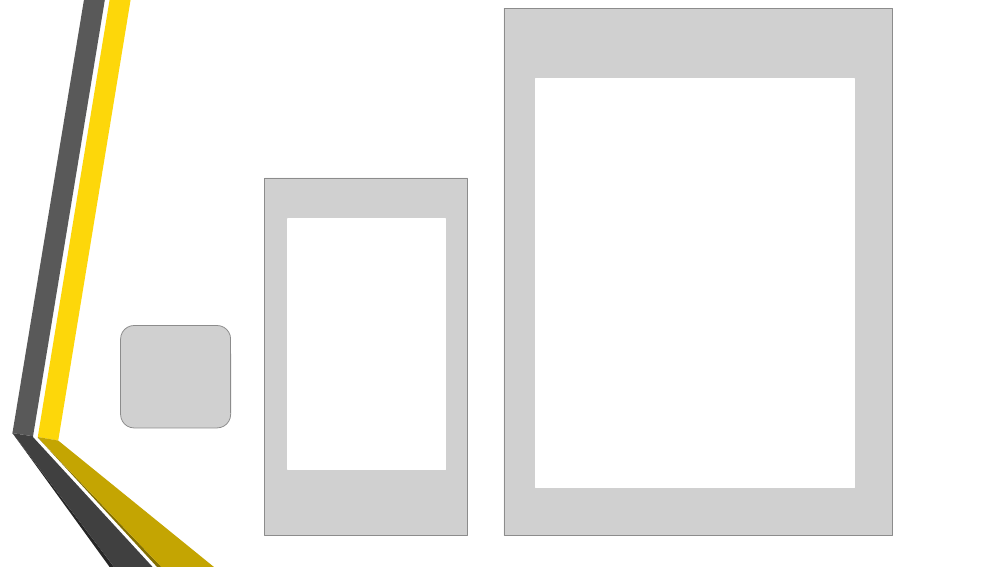
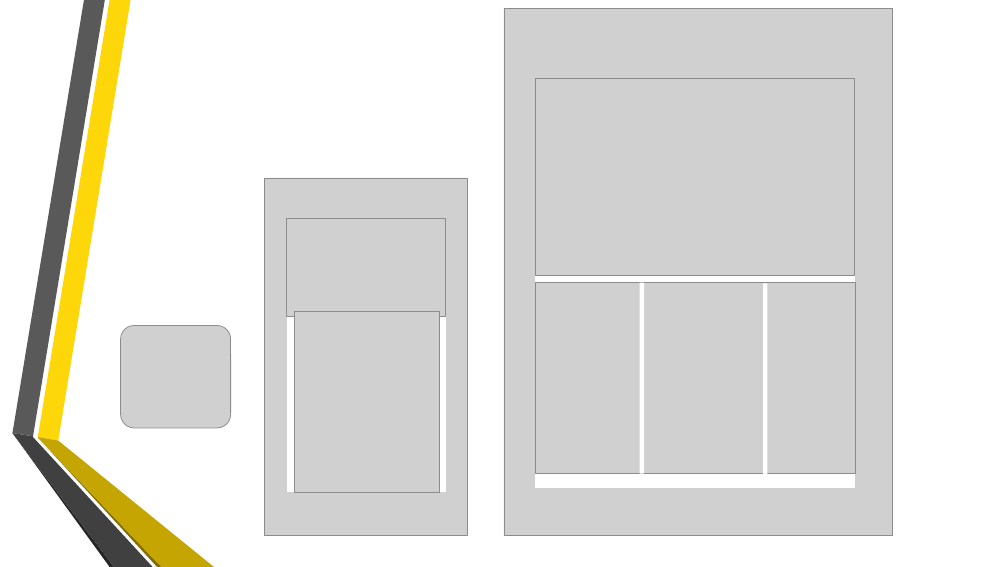
Before and after one commit to kmora2b/ACM-Hackathon-Spring-2019, a slide deck: slide 10 of GoodWorksElPasoPresentation.pptx. Drawn at 1008x567 pixels with LibreOffice and Linux fonts; fonts in the diff are those of the drawing; grey boxes stand for pictures; background and template pictures are left out. Boxes give left, top, right and bottom in pixels: in the first picture for what was removed or moved away, otherwise in the second. Text is boxed around its words. In the diff, an @@ line names an element or a change of style, - is before the commit and + after.

```diff
--- a/GoodWorksElPasoPresentation.pptx
+++ b/GoodWorksElPasoPresentation.pptx
@@ picture added at bbox=[535, 79, 854, 275] @@
@@ picture added at bbox=[287, 219, 445, 317] @@
@@ rectangle: place and size @@
-rectangle at bbox=[288, 219, 446, 470]
+rectangle at bbox=[288, 219, 446, 492]
@@ picture added at bbox=[535, 283, 856, 473] @@
@@ rectangle added at bbox=[640, 283, 644, 473], fill #FFFFFF @@
@@ rectangle added at bbox=[763, 284, 768, 474], fill #FFFFFF @@
@@ picture added at bbox=[294, 312, 439, 492] @@
```
Also in this commit, not shown: 2 slides added, 2 other files.
